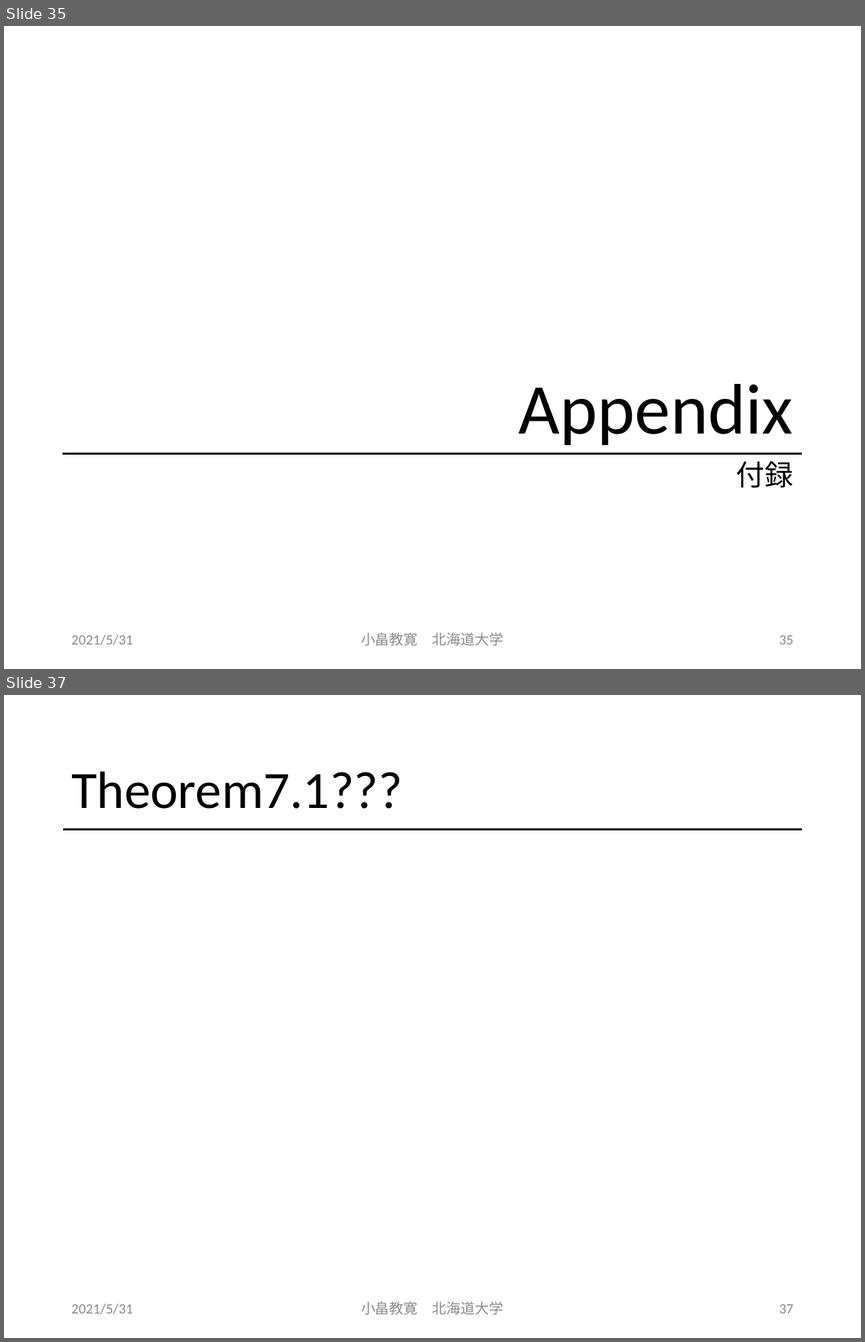
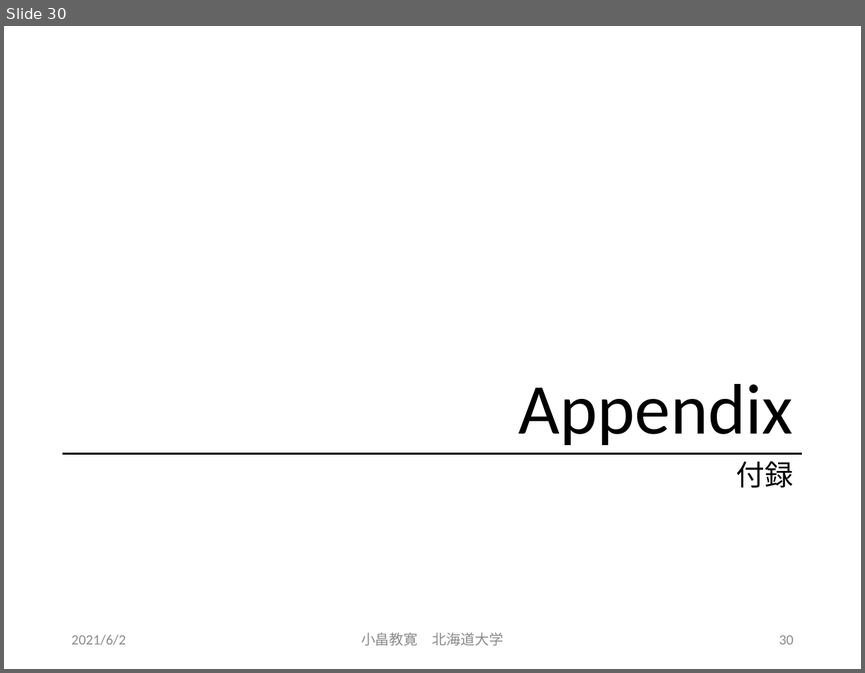
Before and after one commit to obatakyoukan/isomorphism, a slide deck: Isomorphism.pptx. Shown one above the other, each under a label of ours: slides 35 and 37 before the commit, slide 30 after it; the slides between them are not shown. The pictures are 865x1342 and 865x673 pixels, drawn with LibreOffice and Linux fonts; fonts in the diff are those of the drawing; grey boxes stand for pictures. Boxes give left, top, right and bottom in pixels: in the first picture for what was removed or moved away, otherwise in the second. Text is boxed around its words. In the diff, an @@ line names an element or a change of style, - is before the commit and + after.

```diff
--- a/Isomorphism.pptx
+++ b/Isomorphism.pptx
@@ slide 37 removed at (4, 695, 861, 1338), background #FFFFFF @@
@@ title removed at (71, 771, 402, 809) @@
-Theorem7.1???
@@ line removed from (63, 830) to (802, 830) @@
@@ text removed at (71, 1303, 133, 1314) @@
-2021/5/31
@@ text removed at (361, 1301, 504, 1314) @@
-小畠教寛 北海道大学
@@ page number removed at (779, 1304, 793, 1313) @@
-37
@@ what was slide 35 is now slide 30 @@
@@ slide 30 changed as well @@
@@ text at (71, 634, 126, 645): text changed @@
-2021/5/31
+2021/6/2
@@ page number at (779, 635, 793, 644): text changed @@
-35
+30
```
Also in this commit, not shown: 31 other slides changed, 8 other slides removed.
